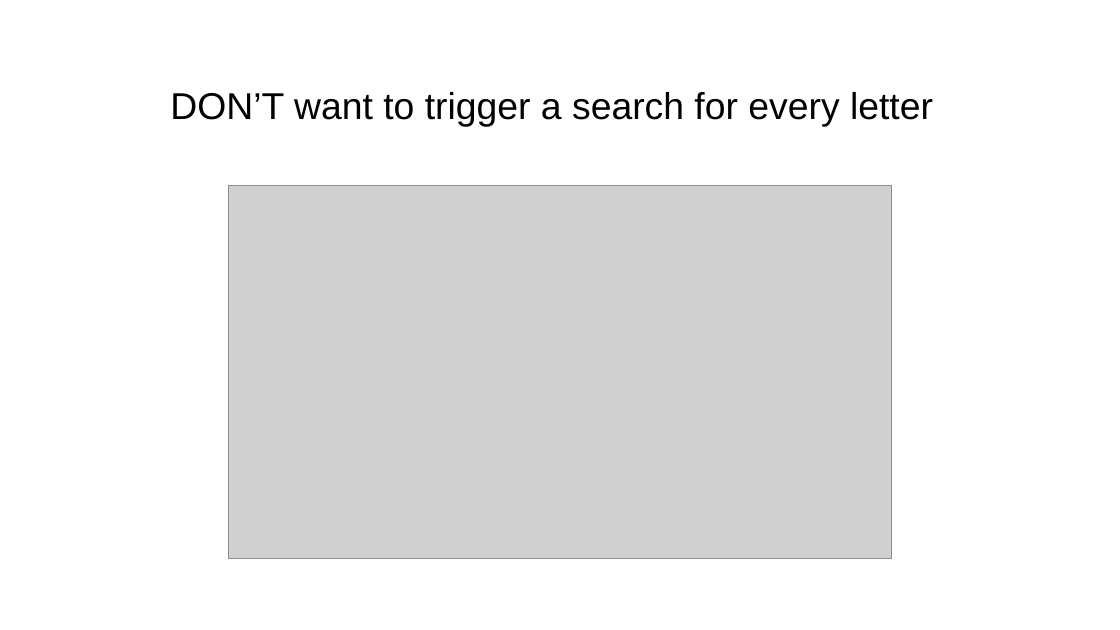
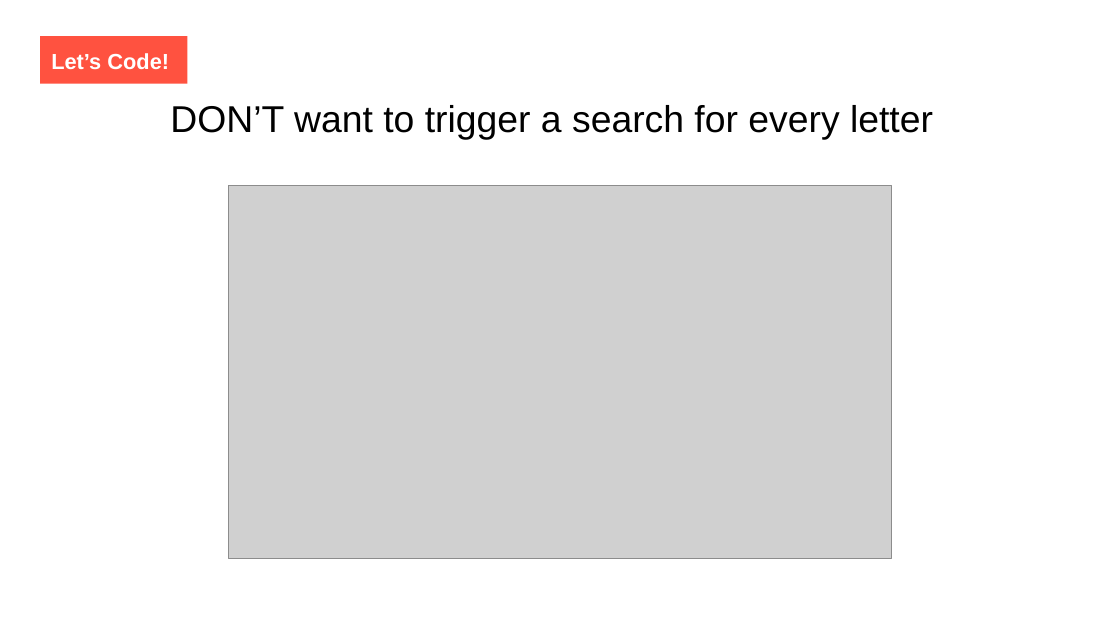
Before and after one commit to luciapayo/DroidconPresentation, a slide deck: slide 23 of Presentation/DroidconRx.potx.pptx (slide 21 before the commit). Drawn at 1120x630 pixels with LibreOffice and Linux fonts; fonts in the diff are those of the drawing; grey boxes stand for pictures; background and template pictures are left out. Boxes give left, top, right and bottom in pixels: in the first picture for what was removed or moved away, otherwise in the second. Text is boxed around its words. In the diff, an @@ line names an element or a change of style, - is before the commit and + after.

```diff
--- a/Presentation/DroidconRx.potx.pptx
+++ b/Presentation/DroidconRx.potx.pptx
@@ rectangle added at <box>40,36,188,83</box>, fill #FF5240, 14 pt, text #FFFFFF, bold @@
+Let’s Code!
@@ text "DON’T want to trigger a ...": place and size @@
-text "DON’T want to trigger a ..." at <box>170,92,933,126</box>
+text "DON’T want to trigger a ..." at <box>170,105,933,139</box>
```
Also in this commit, not shown: 15 other slides changed, 38 slides added, 9 slides removed, 6 other files.
